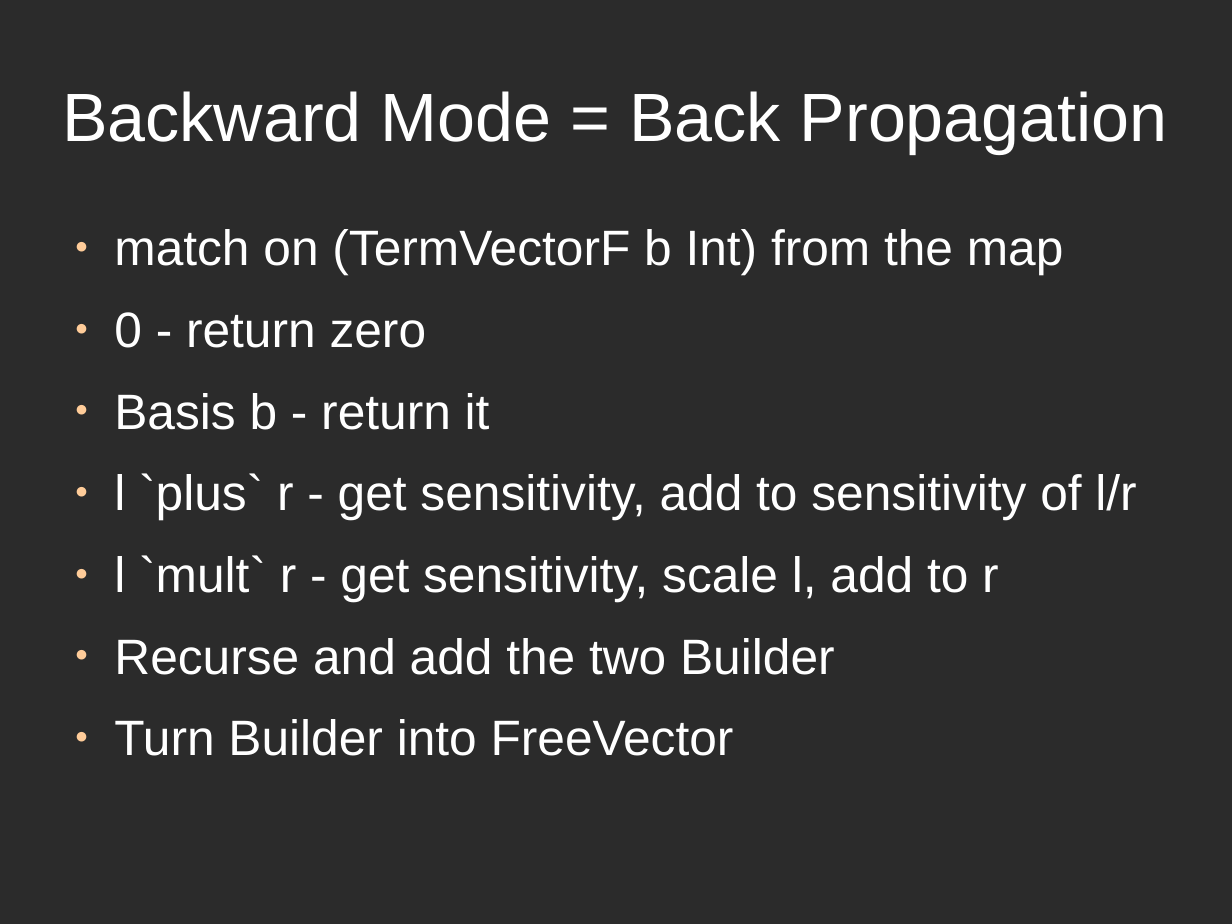
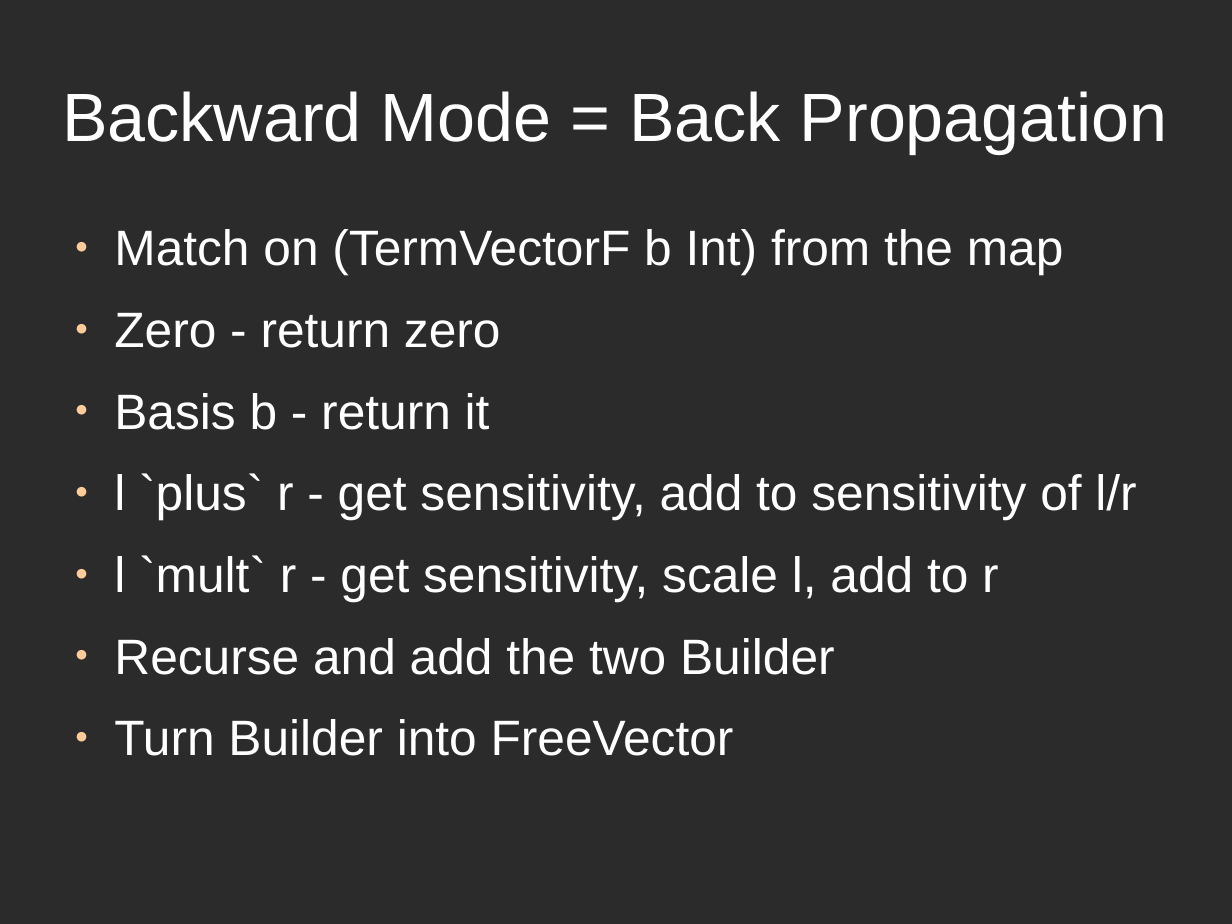
Before and after one commit to ThoughtWorksInc/DeepDarkFantasy, a slide deck: slide 31 of Talk.odp (slide 28 before the commit). Drawn at 1232x924 pixels with LibreOffice and Linux fonts; fonts in the diff are those of the drawing; background and template pictures are left out; a plain dark background stands for a picture behind light text. Boxes give left, top, right and bottom in pixels: in the first picture for what was removed or moved away, otherwise in the second. Text is boxed around its words. In the diff, an @@ line names an element or a change of style, - is before the commit and + after.

```diff
--- a/Talk.odp
+++ b/Talk.odp
@@ text at (x1=114, y1=229, x2=1064, y2=348): text changed @@
-● match on (TermVectorF b Int) from the map
-● 0 - return zero
+● Match on (TermVectorF b Int) from the map
+● Zero - return zero
```
Also in this commit, not shown: 16 other slides changed, 6 slides added, 1 slide removed.
